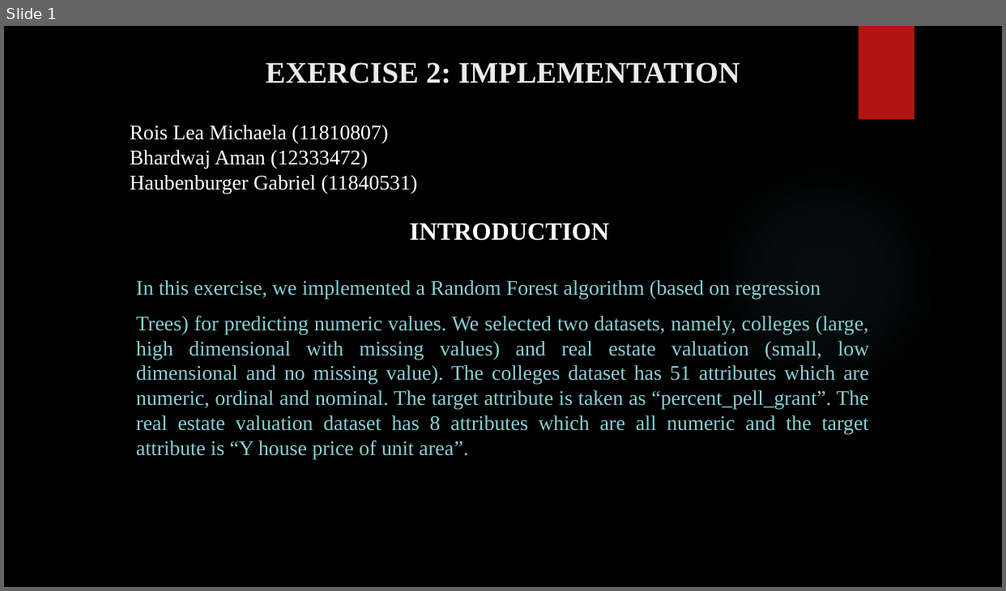
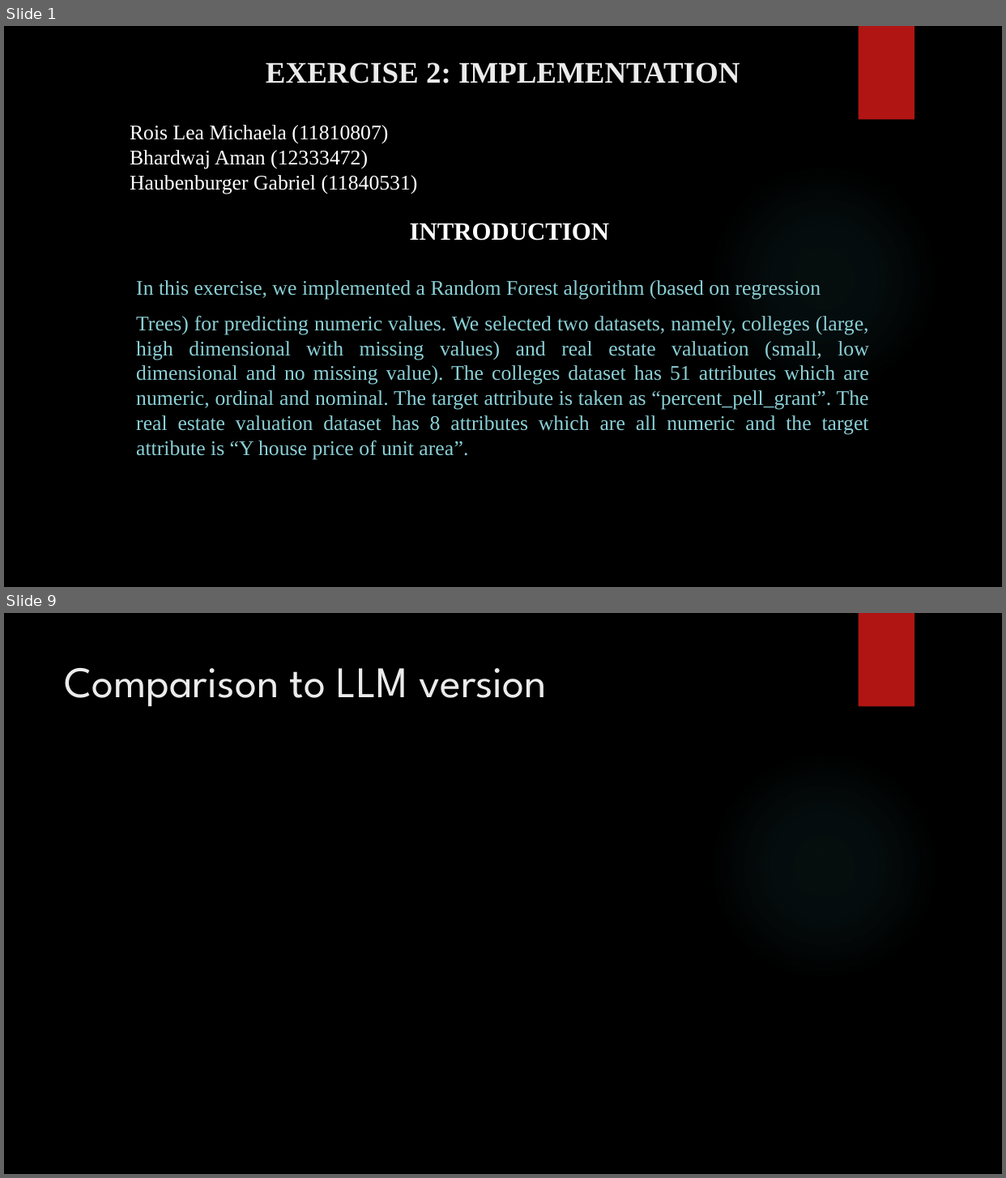
Before and after one commit to amanfc7/Machine-Learaning, a slide deck: ex2/Exercise_2_ppt.pptx. Shown one above the other, each under a label of ours: slide 1 before the commit, slides 1 and 9 after it; the slides between them are not shown. The pictures are 1006x591 and 1006x1178 pixels, drawn with LibreOffice and Linux fonts; fonts in the diff are those of the drawing; background and template pictures are left out. Boxes give left, top, right and bottom in pixels: in the first picture for what was removed or moved away, otherwise in the second. Text is boxed around its words. In the diff, an @@ line names an element or a change of style, - is before the commit and + after.

```diff
--- a/ex2/Exercise_2_ppt.pptx
+++ b/ex2/Exercise_2_ppt.pptx
@@ slide 9 added at [4,613,1002,1174], background picture (left out); not listed: 2 template elements that a slide beside it also shows @@
@@ title added at [65,667,547,707], 42 pt, text #EBEBEB @@
+Comparison to LLM version
```
Also in this commit, not shown: 12 other slides added, 4 other files.
